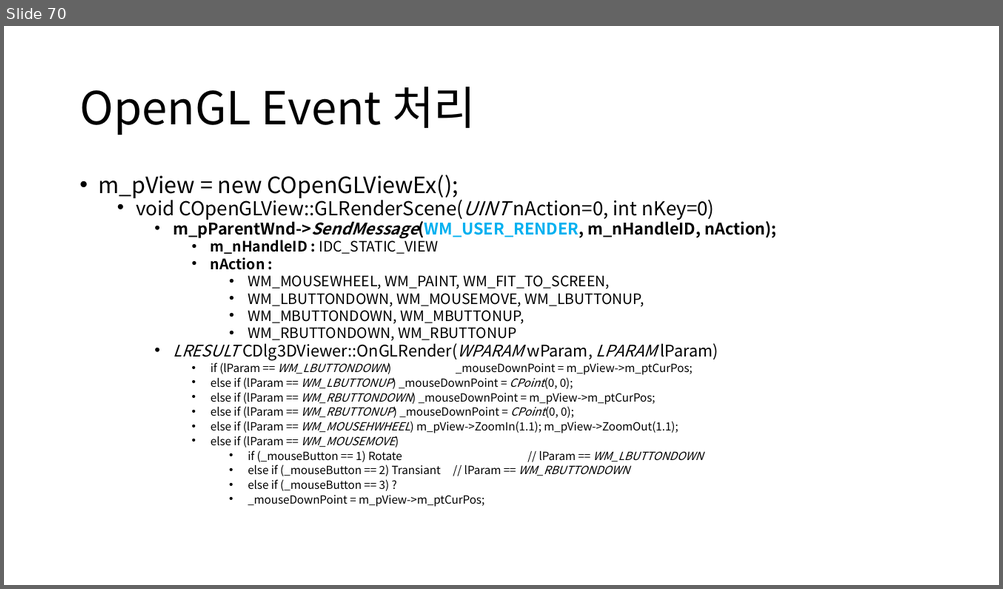
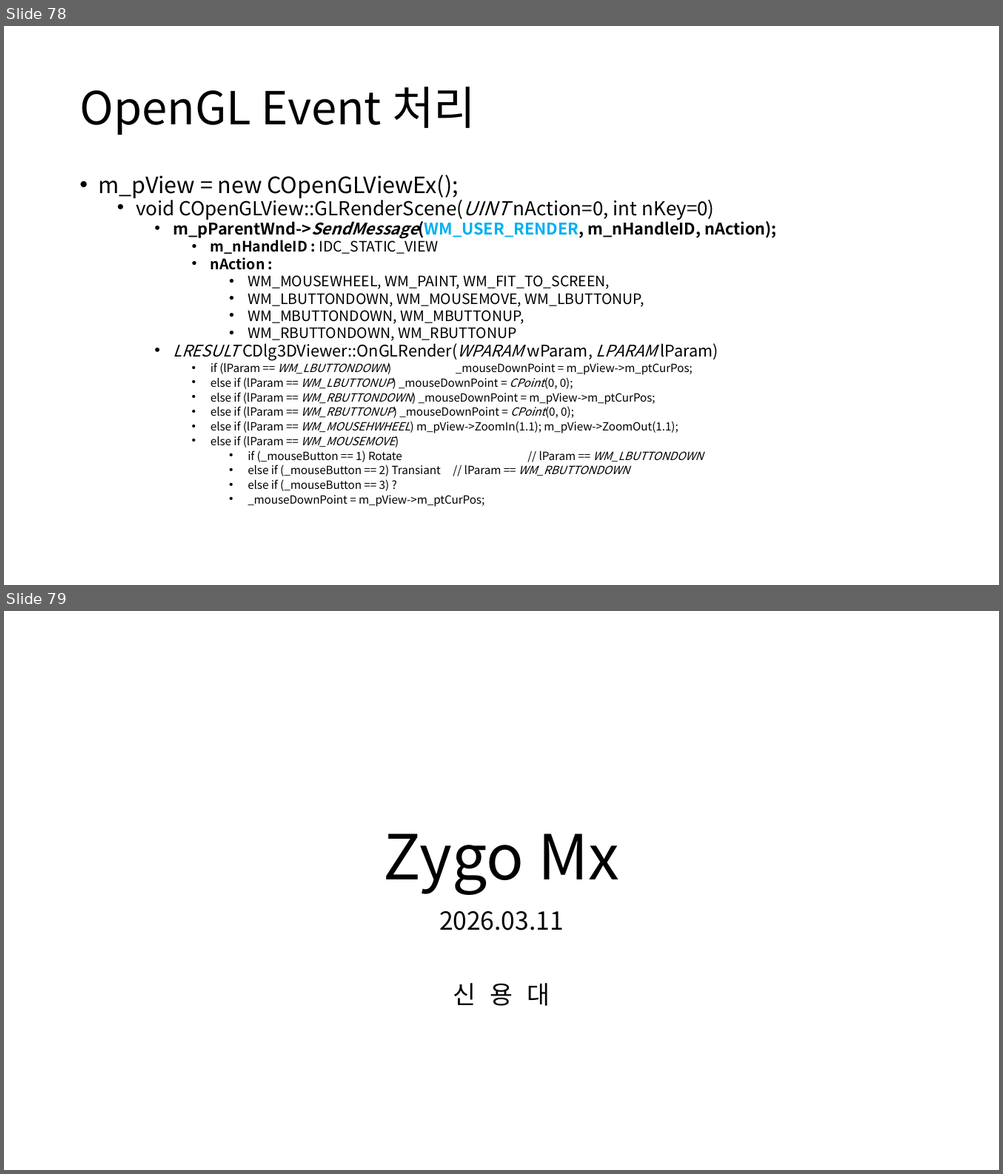
Before and after one commit to ShinYongDae/MyJob, a slide deck: Zygo Software개발.pptx. Shown one above the other, each under a label of ours: slide 70 before the commit, slides 78 and 79 after it. The pictures are 1003x589 and 1003x1174 pixels, drawn with LibreOffice and Linux fonts; fonts in the diff are those of the drawing. Boxes give left, top, right and bottom in pixels: in the first picture for what was removed or moved away, otherwise in the second. Text is boxed around its words. In the diff, an @@ line names an element or a change of style, - is before the commit and + after.

```diff
--- a/Zygo Software개발.pptx
+++ b/Zygo Software개발.pptx
@@ slide 79 added at <box>4,611,999,1170</box>, background #FFFFFF @@
@@ title added at <box>384,834,619,895</box>, 60 pt, text #000000 @@
+Zygo Mx
@@ subtitle added at <box>439,911,563,1006</box>, 24 pt, text #000000 @@
+2026.03.11
+신 용 대
@@ what was slide 70 is now slide 78 @@
```
Also in this commit, not shown: 10 other slides added, 1 other file.
